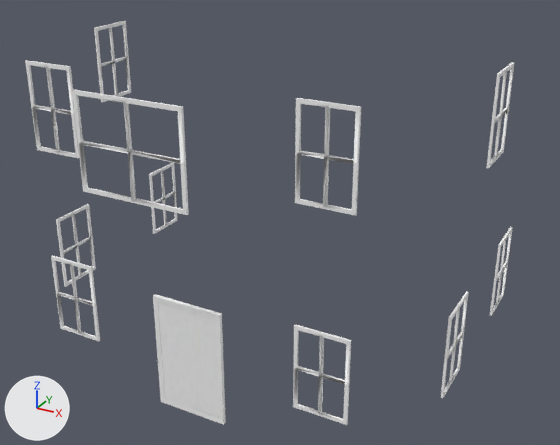
An edit to the OBJ model res/house/house_1_frames.obj, drawn before and after from the same camera.
The view is the same before and after, from a 50 mm camera at (3.63, -6.61, 4.78) aimed at (0.26, -0.49, 1.72). Lighting does not change. The marker at lower left points along +X, +Y and +Z. Where no turn or scale is listed for an object, it has been applied to the vertices.

The first picture shows 'Cube.010_Cube.041'.
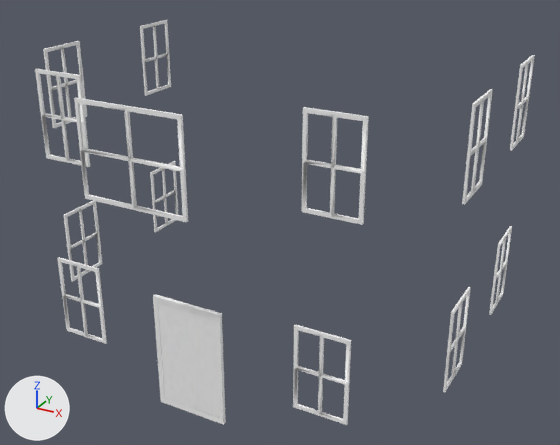
The change in detail:
me_cube_010_cube_041 is used by ob_cube_010_cube_041; location (0.0, 0.0, 0.0).
me_cube_010_cube_041 had 832 vertices, 1922 faces and spanned x -2.17..2.17, y -2.34..1.11, z 0.19..3.36.
me_cube_010_cube_041 now has 976 vertices, 2258 faces and spans x -2.17..2.17, y -2.34..1.1, z 0.19..3.29.
me_cube_010_cube_041 part 1: the loose piece of 72 vertices spanning x -2.17..-2.15, y 0.56..1.06, z 0.65..1.46 is moved by (0.0, 0.03, 0.01).
me_cube_010_cube_041 part 2: the loose piece of 72 vertices spanning x -2.17..-2.15, y -1.06..-0.55, z 0.65..1.46 is moved by (0.0, 0.12, 0.01).
me_cube_010_cube_041 part 3: the loose piece of 72 vertices spanning x -2.17..-2.15, y -0.18..0.33, z 2.54..3.36 is moved by (0.0, -0.76, -0.09).
me_cube_010_cube_041 part 4: the loose piece of 72 vertices spanning x -1.57..-1.07, y -1.75..-1.73, z 2.54..3.36 is turned -90 degrees about the z axis through its middle, then moved by (-0.84, 2.58, -0.09).
me_cube_010_cube_041 part 5: the loose piece of 72 vertices spanning x 2.15..2.17, y -0.27..0.23, z 2.54..3.36 is moved by (0.0, -0.66, -0.09).
me_cube_010_cube_041 part 6: the loose piece of 72 vertices spanning x 2.15..2.17, y 0.61..1.11, z 0.65..1.46 is moved by (0.0, -0.01, 1.8).
me_cube_010_cube_041 part 7: the loose piece of 72 vertices spanning x 2.15..2.17, y -1.01..-0.51, z 0.65..1.46 is moved by (0.0, 1.61, 0.01).
me_cube_010_cube_041 part 8: the loose piece of 72 vertices spanning x 1.09..1.59, y -1.75..-1.73, z 2.54..3.36 is turned 90 degrees about the z axis through its middle, then moved by (0.82, 1.06, -1.88).
me_cube_010_cube_041 part 9: the loose piece of 72 vertices spanning x -0.5..0.5, y -2.34..-2.32, z 2.54..3.35 is moved by (0.0, 0.0, -0.06).
me_cube_010_cube_041 part 10: the loose piece of 72 vertices spanning x -1.57..-1.07, y -1.75..-1.73, z 0.65..1.47 is moved by (0.1, 0.0, 1.83).
me_cube_010_cube_041 part 11: the loose piece of 72 vertices spanning x 1.09..1.59, y -1.75..-1.73, z 2.54..3.36 is copied, and the copy is moved by (0.06, 0.0, -0.06); it spans x 1.14..1.64, y -1.75..-1.73, z 2.48..3.29.
me_cube_010_cube_041 part 12: the loose piece of 72 vertices spanning x -1.57..-1.07, y -1.75..-1.73, z 0.65..1.47 is copied, and the copy is moved by (0.08, 0.0, 0.0); it spans x -1.49..-0.99, y -1.75..-1.73, z 0.65..1.47.
Part 13, on me_cube_010_cube_041:
22 faces are deleted.
22 new faces join them, mat_frame (picture img_frame_jpg).

What differs and where, as boxes (x1, y1, x2, y2) in the pictures (560 x 445 px; the box of a moved part takes in the faces that stretch with it):
'Cube.010_Cube.041', reshaped
    before: (25, 21, 514, 425)
    after: (35, 20, 535, 425)
part 1 of me_cube_010_cube_041, moved or reshaped
    before: (149, 163, 177, 234)
    after: (150, 161, 178, 232)
part 2 of me_cube_010_cube_041, moved or reshaped
    before: (56, 204, 96, 287)
    after: (63, 201, 102, 282)
part 3 of me_cube_010_cube_041, moved or reshaped
    before: (94, 21, 131, 102)
    after: (43, 41, 87, 128)
part 4 of me_cube_010_cube_041, moved or reshaped
    before: (25, 60, 79, 158)
    after: (140, 20, 171, 96)
part 5 of me_cube_010_cube_041, moved or reshaped
    before: (486, 62, 514, 168)
    after: (462, 89, 493, 205)
part 6 of me_cube_010_cube_041, moved or reshaped
    before: (490, 227, 513, 316)
    after: (510, 55, 535, 151)
part 7 of me_cube_010_cube_041, moved or reshaped
    before: (441, 292, 468, 398)
    after: (489, 226, 512, 315)
part 8 of me_cube_010_cube_041, moved or reshaped
    before: (295, 98, 361, 216)
    after: (443, 287, 471, 392)
part 9 of me_cube_010_cube_041, moved or reshaped
    before: (72, 90, 189, 215)
    after: (74, 98, 188, 222)
part 10 of me_cube_010_cube_041, moved or reshaped
    before: (51, 255, 100, 341)
    after: (35, 69, 90, 167)
part 11 of me_cube_010_cube_041, added
    after: (302, 107, 369, 225)
part 12 of me_cube_010_cube_041, added
    after: (57, 257, 107, 344)
part 13 of me_cube_010_cube_041, moved or reshaped
    both: (318, 337, 345, 413)
